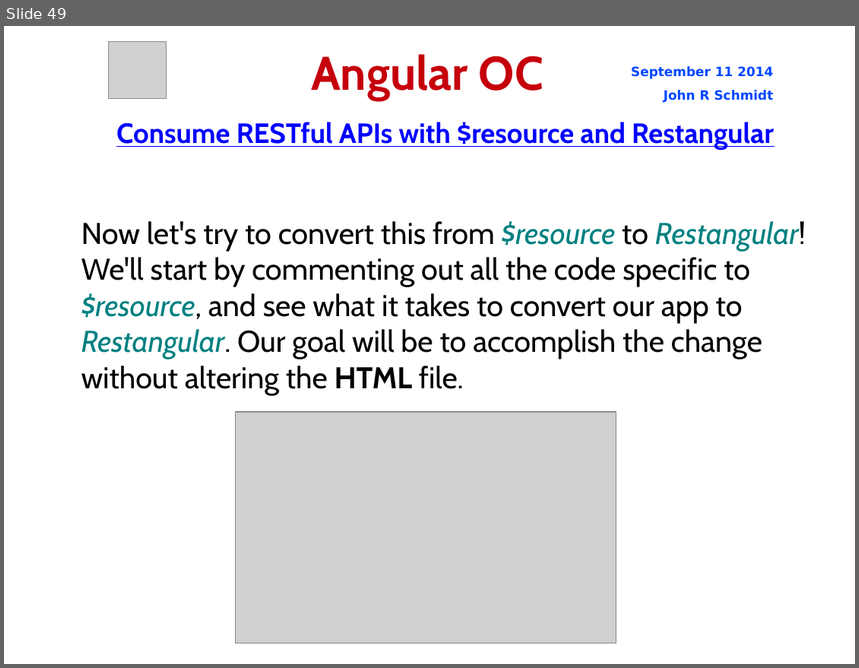
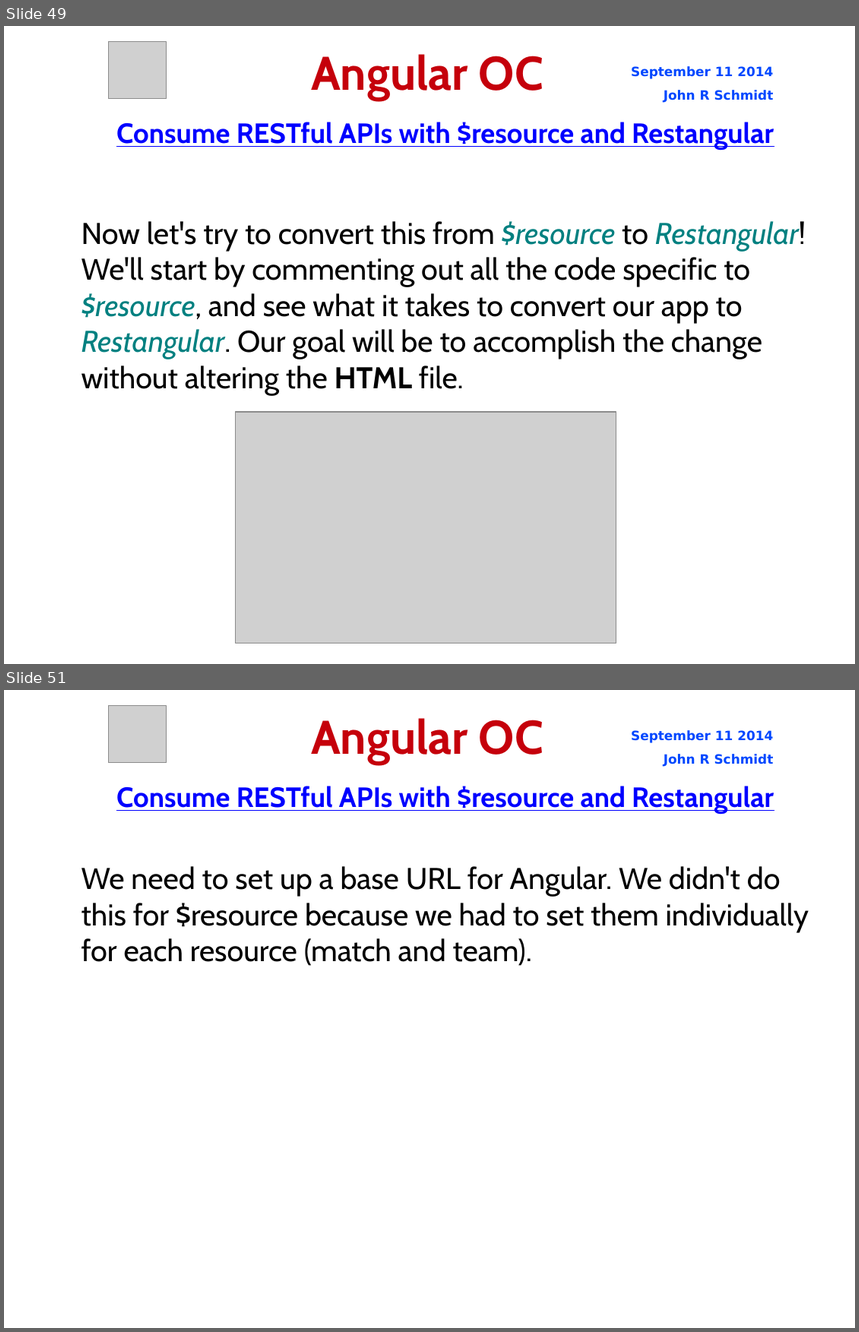
Before and after one commit to jrschmidt/fifa-angular-rest-demo, a slide deck: fifa.odp. Shown one above the other, each under a label of ours: slide 49 before the commit, slides 49 and 51 after it; the slides between them are not shown. The pictures are 859x668 and 859x1332 pixels, drawn with LibreOffice and Linux fonts; fonts in the diff are those of the drawing; grey boxes stand for pictures; background and template pictures are left out. Boxes give left, top, right and bottom in pixels: in the first picture for what was removed or moved away, otherwise in the second. Text is boxed around its words. In the diff, an @@ line names an element or a change of style, - is before the commit and + after.

Commit message:
Restangular succesfully fetches our RESTful data

```diff
--- a/fifa.odp
+++ b/fifa.odp
@@ slide 51 added at bbox=[4, 690, 855, 1328], background picture (left out) @@
@@ picture added at bbox=[108, 705, 166, 763] @@
@@ title added at bbox=[311, 718, 544, 764], 44 pt, text #C5000B, bold @@
+Angular OC
@@ text added at bbox=[631, 730, 774, 767], 12 pt, text #0047FF, bold @@
+September 11 2014
+John R Schmidt
@@ text added at bbox=[116, 786, 774, 814], 26 pt, text #0000FF, bold, underline @@
+Consume RESTful APIs with $resource and Restangular
@@ subtitle added at bbox=[82, 866, 809, 966], 28 pt, text #000000 @@
+We need to set up a base URL for Angular. We didn't do this for $resource because we had to set them individually for each resource (match and team).
```
Also in this commit, not shown: 1 slide changed, 4 other slides added, 1 other file.
